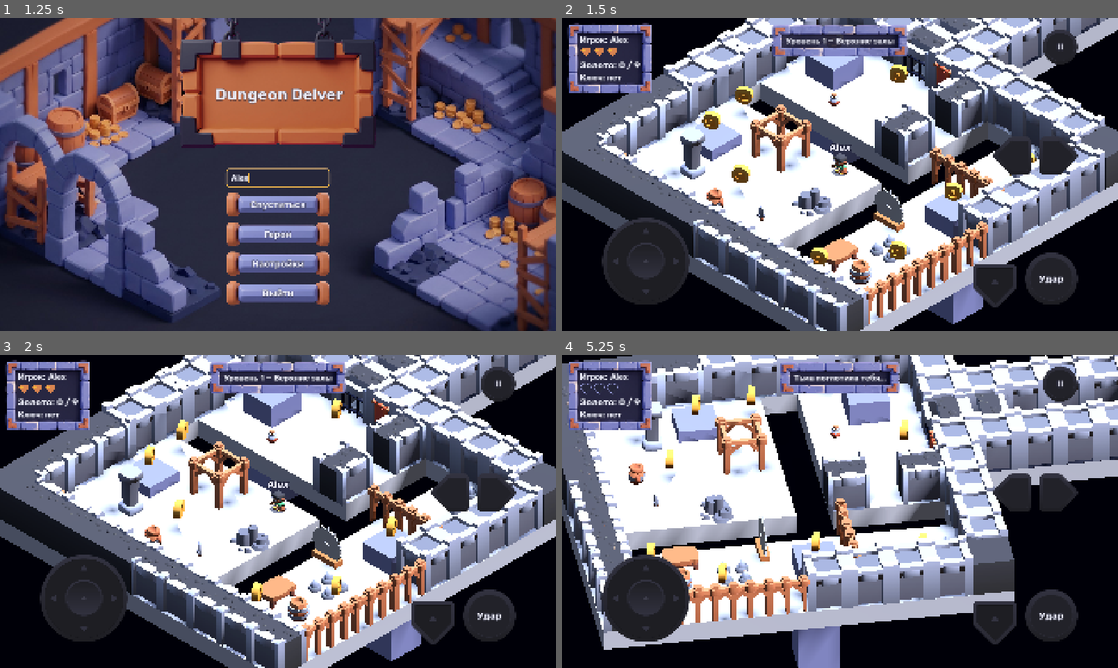
Above: before the commit, frames 1-4 (two rows, left to right).
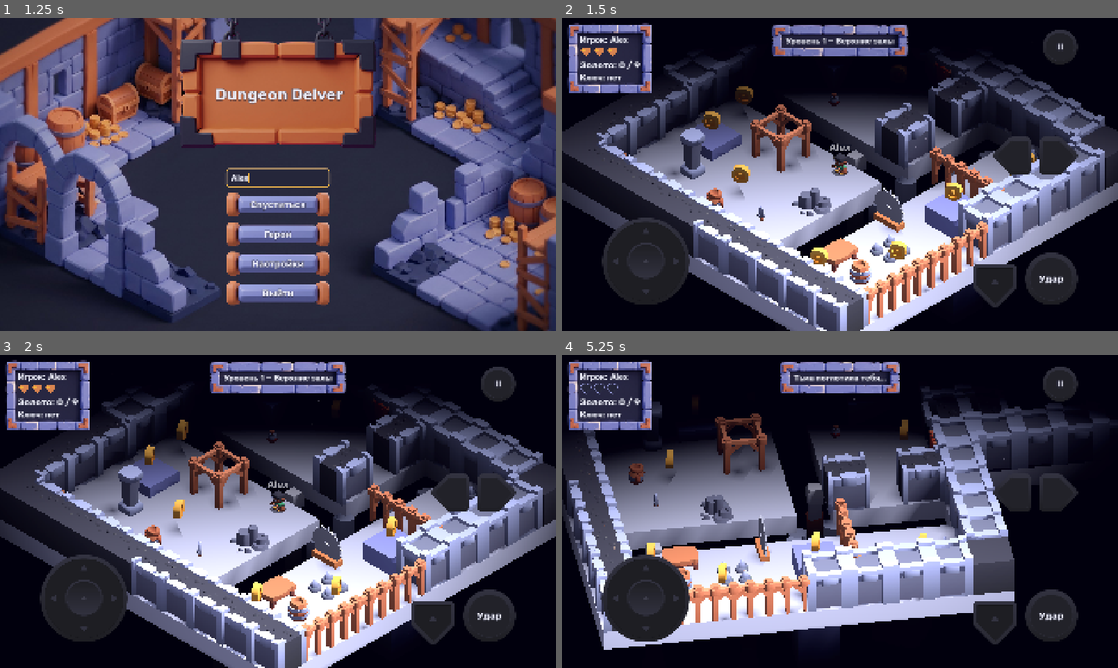
Above: after the commit, the same moments.

Repository: farikgg/godot_assignment
Game: Godot game, scene res://scenes/main_menu.tscn
Same seed, same stepped clock (60 frames per second), same inputs: the game is played once before the commit and once after it.
Inputs (mouse positions are in pixels of both pictures, inside the frame that each line leads up to):
- Up to frame 1 (1.25 s): click (278, 177) at 0.52 s; type "Alex" at 0.6 s
- Up to frame 2 (1.5 s): click "Спуститься" at 1.25 s
- Up to frame 3 (2 s): no input
- Up to frame 4 (5.25 s): move the mouse to (962, 495) at 2.02 s; hold D (move_right) 2.03-2.75 s; hold J (attack) 2.03-2.75 s; click (962, 495) at 2.17 s; tap Space (jump) at 2.27 s; drag from (728, 527) to (812, 574) at 2.77 s; move the mouse to (895, 442) at 3.52 s; hold D (move_right) 3.53-4.25 s; hold E (camera_right) 3.53-4.25 s; drag from (812, 574) to (673, 464) at 4.27 s; move the mouse to (1006, 558) at 5.02 s; hold A (move_left) from 5.03 s (still down); hold Q (camera_left) from 5.03 s (still down)

Frame 1 is identical in both runs. In frame 2, 49% of the frame differs, in the area x 0-100%, y 0-100%; in frame 3, 49%; in frame 4, 54%.

Commit message:
Atmosphere: dark gradient sky, depth and height fog, ambient dust, abyss pillars under the islands
Co-Authored-By: Claude Opus 5.5 <noreply@anthropic.com>

Diff:
--- /dev/null
+++ b/scenes/fx/ambient_dust.tscn
@@ -0,0 +1,50 @@
+[gd_scene format=3]
+
+[ext_resource type="Script" path="res://scripts/fx/ambient_dust.gd" id="1_script"]
+
+[sub_resource type="Gradient" id="Gradient_dust"]
+offsets = PackedFloat32Array(0, 0.25, 0.75, 1)
+colors = PackedColorArray(0.85, 0.82, 0.95, 0, 0.85, 0.82, 0.95, 0.55, 0.85, 0.82, 0.95, 0.55, 0.85, 0.82, 0.95, 0)
+
+[sub_resource type="GradientTexture1D" id="GradientTexture1D_dust"]
+gradient = SubResource("Gradient_dust")
+
+[sub_resource type="ParticleProcessMaterial" id="ParticleProcessMaterial_dust"]
+emission_shape = 3
+emission_box_extents = Vector3(14, 2, 14)
+direction = Vector3(0, 1, 0)
+spread = 180.0
+initial_velocity_min = 0.05
+initial_velocity_max = 0.2
+gravity = Vector3(0, 0.02, 0)
+scale_min = 0.5
+scale_max = 1.2
+color_ramp = SubResource("GradientTexture1D_dust")
+
+[sub_resource type="StandardMaterial3D" id="StandardMaterial3D_dust"]
+transparency = 1
+shading_mode = 0
+vertex_color_use_as_albedo = true
+billboard_mode = 3
+particles_anim_h_frames = 1
+particles_anim_v_frames = 1
+particles_anim_loop = false
+
+[sub_resource type="SphereMesh" id="SphereMesh_dust"]
+material = SubResource("StandardMaterial3D_dust")
+radius = 0.025
+height = 0.05
+radial_segments = 6
+rings = 3
+
+[node name="AmbientDust" type="GPUParticles3D"]
+transform = Transform3D(1, 0, 0, 0, 1, 0, 0, 0, 1, 0, 2, 0)
+cast_shadow = 0
+amount = 70
+lifetime = 9.0
+preprocess = 9.0
+local_coords = false
+visibility_aabb = AABB(-20, -6, -20, 40, 12, 40)
+process_material = SubResource("ParticleProcessMaterial_dust")
+draw_pass_1 = SubResource("SphereMesh_dust")
+script = ExtResource("1_script")
--- a/scenes/levels/level_1.tscn
+++ b/scenes/levels/level_1.tscn
@@ -36,6 +36,9 @@
 [ext_resource type="PackedScene" path="res://scenes/pickups/potion_pickup.tscn" id="t_potion"]
 [ext_resource type="PackedScene" path="res://scenes/enemies/minion.tscn" id="minion"]
 [ext_resource type="Resource" path="res://resources/enemies/skeleton.tres" id="data_skeleton"]
+[ext_resource type="PackedScene" path="res://scenes/props/abyss_column.tscn" id="abyss_column"]
+[ext_resource type="PackedScene" path="res://scenes/props/abyss_rock.tscn" id="abyss_rock"]
+[ext_resource type="PackedScene" path="res://scenes/fx/ambient_dust.tscn" id="ambient_dust"]
 
 [node name="Main" type="Node3D" unique_id=1563209637]
 script = ExtResource("1_0cso3")
@@ -67,6 +70,28 @@
 
 [node name="Coin14" parent="." unique_id=516119425 instance=ExtResource("2_2klcf")]
 transform = Transform3D(1, 0, 0, 0, 1, 0, 0, 0, 1, -6.616507, 1.2789707, -0.13342762)
+
+[node name="Abyss" type="Node3D" parent="Decor"]
+
+[node name="Column1" parent="Decor/Abyss" instance=ExtResource("abyss_column")]
+transform = Transform3D(1, 0, 0, 0, 1, 0, 0, 0, 1, 2.35, -0.6, 6.2)
+
+[node name="Rock2" parent="Decor/Abyss" instance=ExtResource("abyss_rock")]
+transform = Transform3D(0.866, 0, -0.5, 0, 1, 0, 0.5, 0, 0.866, 3.7, -0.6, -5.6)
+
+[node name="Column3" parent="Decor/Abyss" instance=ExtResource("abyss_column")]
+transform = Transform3D(1, 0, 0, 0, 1, 0, 0, 0, 1, 3.65, -0.6, 1.8)
+
+[node name="Rock4" parent="Decor/Abyss" instance=ExtResource("abyss_rock")]
+transform = Transform3D(0.342, 0, -0.9397, 0, 1, 0, 0.9397, 0, 0.342, -6.2, -0.6, -1.7)
+
+[node name="Column5" parent="Decor/Abyss" instance=ExtResource("abyss_column")]
+transform = Transform3D(1, 0, 0, 0, 1, 0, 0, 0, 1, -1.2, -0.6, -2.25)
+
+[node name="Rock6" parent="Decor/Abyss" instance=ExtResource("abyss_rock")]
+transform = Transform3D(0.9659, 0, -0.2588, 0, 1, 0, 0.2588, 0, 0.9659, 2.6, -0.6, -1.5)
+
+[node name="AmbientDust" parent="." instance=ExtResource("ambient_dust")]
 
 [node name="Lighting" parent="." unique_id=1778103733 instance=ExtResource("s_lighting")]
 
--- a/scenes/levels/level_2.tscn
+++ b/scenes/levels/level_2.tscn
@@ -33,6 +33,9 @@
 [ext_resource type="Resource" path="res://resources/enemies/skeleton.tres" id="data_skeleton"]
 [ext_resource type="Resource" path="res://resources/enemies/vampire.tres" id="data_vampire"]
 [ext_resource type="Resource" path="res://resources/enemies/zombie.tres" id="data_zombie"]
+[ext_resource type="PackedScene" path="res://scenes/props/abyss_column.tscn" id="abyss_column"]
+[ext_resource type="PackedScene" path="res://scenes/props/abyss_rock.tscn" id="abyss_rock"]
+[ext_resource type="PackedScene" path="res://scenes/fx/ambient_dust.tscn" id="ambient_dust"]
 
 [node name="Main" type="Node3D"]
 script = ExtResource("level")
@@ -195,6 +198,34 @@
 [node name="Exit" parent="." instance=ExtResource("exit")]
 transform = Transform3D(1, 0, 0, 0, 1, 0, -0, 0, 1, 37.7, 0.1, -10.5)
 
+[node name="Abyss" type="Node3D" parent="Decor"]
+
+[node name="Column1" parent="Decor/Abyss" instance=ExtResource("abyss_column")]
+transform = Transform3D(1, 0, 0, 0, 1, 0, 0, 0, 1, 4.35, -0.6, -3)
+
+[node name="Rock2" parent="Decor/Abyss" instance=ExtResource("abyss_rock")]
+transform = Transform3D(0.766, 0, -0.6428, 0, 1, 0, 0.6428, 0, 0.766, 5.9, -0.6, 3.2)
+
+[node name="Column3" parent="Decor/Abyss" instance=ExtResource("abyss_column")]
+transform = Transform3D(1, 0, 0, 0, 1, 0, 0, 0, 1, 14.55, -0.6, -3.3)
+
+[node name="Rock4" parent="Decor/Abyss" instance=ExtResource("abyss_rock")]
+transform = Transform3D(0.9848, 0, -0.1736, 0, 1, 0, 0.1736, 0, 0.9848, 19.8, -0.6, 2.6)
+
+[node name="Column5" parent="Decor/Abyss" instance=ExtResource("abyss_column")]
+transform = Transform3D(1, 0, 0, 0, 1, 0, 0, 0, 1, 19.85, -0.6, 10.5)
+
+[node name="Rock6" parent="Decor/Abyss" instance=ExtResource("abyss_rock")]
+transform = Transform3D(0.5, 0, -0.866, 0, 1, 0, 0.866, 0, 0.5, 30.6, -0.6, -3.1)
+
+[node name="Column7" parent="Decor/Abyss" instance=ExtResource("abyss_column")]
+transform = Transform3D(1, 0, 0, 0, 1, 0, 0, 0, 1, 32.35, -0.6, 3.4)
+
+[node name="Rock8" parent="Decor/Abyss" instance=ExtResource("abyss_rock")]
+transform = Transform3D(0.9397, 0, -0.342, 0, 1, 0, 0.342, 0, 0.9397, 4.3, -0.6, 1.5)
+
+[node name="AmbientDust" parent="." instance=ExtResource("ambient_dust")]
+
 [node name="Lighting" parent="." instance=ExtResource("lighting")]
 
 [node name="Player" parent="." instance=ExtResource("player")]
--- a/scenes/levels/level_3_boss.tscn
+++ b/scenes/levels/level_3_boss.tscn
@@ -18,6 +18,9 @@
 [ext_resource type="PackedScene" uid="uid://bgkuco0tckl8e" path="res://scenes/props/stones.tscn" id="stones"]
 [ext_resource type="PackedScene" path="res://scenes/ui/touch_controls.tscn" id="touch"]
 [ext_resource type="PackedScene" uid="uid://e3vwwi846ly2" path="res://scenes/props/wood-structure.tscn" id="wood_structure"]
+[ext_resource type="PackedScene" path="res://scenes/props/abyss_column.tscn" id="abyss_column"]
+[ext_resource type="PackedScene" path="res://scenes/props/abyss_rock.tscn" id="abyss_rock"]
+[ext_resource type="PackedScene" path="res://scenes/fx/ambient_dust.tscn" id="ambient_dust"]
 
 [node name="Main" type="Node3D" unique_id=326689077]
 script = ExtResource("level")
@@ -92,6 +95,34 @@
 [node name="Coin4" parent="Coins" unique_id=2067476470 instance=ExtResource("coin")]
 transform = Transform3D(1, 0, 0, 0, 1, 0, 0, 0, 1, 2, 1.2, 6.5)
 
+[node name="Abyss" type="Node3D" parent="Decor"]
+
+[node name="Column1" parent="Decor/Abyss" instance=ExtResource("abyss_column")]
+transform = Transform3D(1, 0, 0, 0, 1, 0, 0, 0, 1, -8.35, -0.6, -8.35)
+
+[node name="Column2" parent="Decor/Abyss" instance=ExtResource("abyss_column")]
+transform = Transform3D(1, 0, 0, 0, 1, 0, 0, 0, 1, 8.35, -0.6, -8.35)
+
+[node name="Column3" parent="Decor/Abyss" instance=ExtResource("abyss_column")]
+transform = Transform3D(1, 0, 0, 0, 1, 0, 0, 0, 1, -8.35, -0.6, 8.35)
+
+[node name="Rock4" parent="Decor/Abyss" instance=ExtResource("abyss_rock")]
+transform = Transform3D(1, 0, 0, 0, 1, 0, 0, 0, 1, 8.35, -0.6, 8.35)
+
+[node name="Rock5" parent="Decor/Abyss" instance=ExtResource("abyss_rock")]
+transform = Transform3D(0.7071, 0, -0.7071, 0, 1, 0, 0.7071, 0, 0.7071, 0, -0.6, -8.6)
+
+[node name="Rock6" parent="Decor/Abyss" instance=ExtResource("abyss_rock")]
+transform = Transform3D(0.9848, 0, -0.1736, 0, 1, 0, 0.1736, 0, 0.9848, 8.6, -0.6, 0)
+
+[node name="Rock7" parent="Decor/Abyss" instance=ExtResource("abyss_rock")]
+transform = Transform3D(0.342, 0, -0.9397, 0, 1, 0, 0.9397, 0, 0.342, -8.6, -0.6, 1.5)
+
+[node name="Rock8" parent="Decor/Abyss" instance=ExtResource("abyss_rock")]
+transform = Transform3D(0.9063, 0, -0.4226, 0, 1, 0, 0.4226, 0, 0.9063, 1, -0.6, 8.6)
+
+[node name="AmbientDust" parent="." instance=ExtResource("ambient_dust")]
+
 [node name="Lighting" parent="." unique_id=448117336 instance=ExtResource("lighting")]
 
 [node name="Player" parent="." unique_id=1619988319 instance=ExtResource("player")]
--- /dev/null
+++ b/scenes/props/abyss_column.tscn
@@ -0,0 +1,8 @@
+[gd_scene format=3]
+
+[ext_resource type="PackedScene" path="res://assets/Map/column-large.glb" id="1_model"]
+
+[node name="AbyssColumn" type="Node3D"]
+
+[node name="Model" parent="." instance=ExtResource("1_model")]
+transform = Transform3D(3, 0, 0, 0, 7, 0, 0, 0, 3, 0, -7.91, 0)
--- /dev/null
+++ b/scenes/props/abyss_rock.tscn
@@ -0,0 +1,8 @@
+[gd_scene format=3]
+
+[ext_resource type="PackedScene" path="res://assets/Map/rocks.glb" id="1_model"]
+
+[node name="AbyssRock" type="Node3D"]
+
+[node name="Model" parent="." instance=ExtResource("1_model")]
+transform = Transform3D(2.5, 0, 0, 0, 12, 0, 0, 0, 2.5, 0, -6, 0)
--- a/scenes/systems/lighting.tscn
+++ b/scenes/systems/lighting.tscn
@@ -1,21 +1,39 @@
 [gd_scene format=3]
 
-[sub_resource type="ProceduralSkyMaterial" id="ProceduralSkyMaterial_sgp6g"]
-sky_horizon_color = Color(0.66224277, 0.6717428, 0.6867428, 1)
-ground_horizon_color = Color(0.66224277, 0.6717428, 0.6867428, 1)
+[sub_resource type="ProceduralSkyMaterial" id="ProceduralSkyMaterial_dark"]
+sky_top_color = Color(0.06, 0.06, 0.12, 1)
+sky_horizon_color = Color(0.1, 0.08, 0.16, 1)
+ground_bottom_color = Color(0.01, 0.01, 0.025, 1)
+ground_horizon_color = Color(0.09, 0.07, 0.15, 1)
+ground_curve = 0.08
+sun_angle_max = 0.0
 
-[sub_resource type="Sky" id="Sky_o5qli"]
-sky_material = SubResource("ProceduralSkyMaterial_sgp6g")
+[sub_resource type="Sky" id="Sky_dark"]
+sky_material = SubResource("ProceduralSkyMaterial_dark")
 
-[sub_resource type="Environment" id="Environment_0wfyh"]
+[sub_resource type="Environment" id="Environment_dungeon"]
 background_mode = 2
-sky = SubResource("Sky_o5qli")
+sky = SubResource("Sky_dark")
+ambient_light_source = 2
+ambient_light_color = Color(0.62, 0.62, 0.74, 1)
+ambient_light_energy = 0.7
+reflected_light_source = 1
 glow_enabled = true
+fog_enabled = true
+fog_mode = 1
+fog_light_color = Color(0.035, 0.03, 0.07, 1)
+fog_sun_scatter = 0.0
+fog_density = 1.0
+fog_height = -0.6
+fog_height_density = 1.4
+fog_depth_curve = 1.6
+fog_depth_begin = 16.0
+fog_depth_end = 36.0
 
 [node name="Lighting" type="Node3D"]
 
 [node name="WorldEnvironment" type="WorldEnvironment" parent="."]
-environment = SubResource("Environment_0wfyh")
+environment = SubResource("Environment_dungeon")
 
 [node name="DirectionalLight3D" type="DirectionalLight3D" parent="."]
 transform = Transform3D(-0.8660254, -0.43301278, 0.25, 0, 0.49999997, 0.86602545, -0.50000006, 0.75, -0.43301266, 0, 0, 0)
--- /dev/null
+++ b/scripts/fx/ambient_dust.gd
@@ -0,0 +1,18 @@
+extends GPUParticles3D
+## Slow dust hanging in the air. The emission box follows the camera's pivot on the ground plane,
+## so a long level needs only one small emitter; particles live in world space and drift on their own.
+
+func _ready() -> void:
+	top_level = true
+	_follow()
+
+func _process(_delta: float) -> void:
+	_follow()
+
+func _follow() -> void:
+	var camera: Camera3D = get_viewport().get_camera_3d()
+	if camera == null:
+		return
+	var pivot: Node3D = camera.get_parent() as Node3D
+	var centre: Vector3 = pivot.global_position if pivot != null else camera.global_position
+	global_position = Vector3(centre.x, position.y, centre.z)
Not shown, added: scripts/fx/ambient_dust.gd.uid
